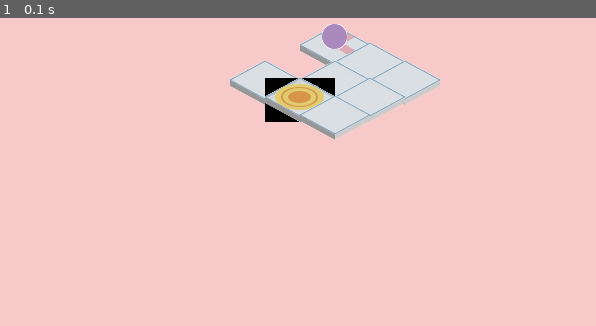
Above: before the commit, frame 1.
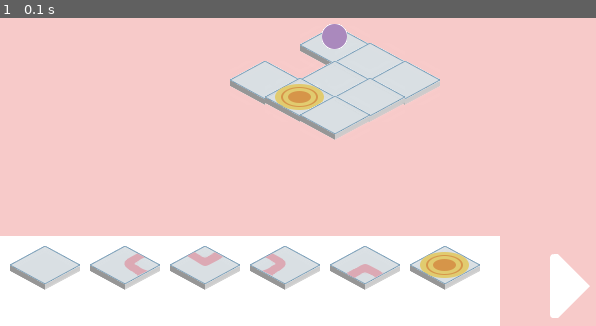
Above: after the commit, the same moment.

Repository: ameliakuang/112TP
Game: pygame game, started from trial/Game.py
The game is run twice, just before and just after one commit, with the same random seed, the same clock (stepped at 60 frames per second) and the same inputs.
Inputs:
- Up to frame 1 (0.1 s): no input

The runs differ from the first frame. In frame 1, 26% of the frame differs, in the area x 0-99%, y 5-100%.

Commit message:
add control bar drawing and begin button drawing

Diff:
--- a/trial/Board.py
+++ b/trial/Board.py
@@ -39,7 +39,7 @@
         #solution = solve(board)
         #if solution != None:
             #pass
-        return [[1, 8, 0],
+        return [[-1, 8, 0],
                 [0, 0, 5],
                 [0, 0, 0]
                 ]
@@ -84,8 +84,7 @@
                     iso_x, iso_y = utility.mapToIso(row, col, self.halfTileWidth, self.halfTileHeight)
                     centered_x = screen.get_rect().centerx + iso_x
                     centered_y = screen.get_rect().centery//2 + iso_y
-                    #print(tileRect[2], tileRect[3])
-                    pygame.draw.rect(screen, (0,0,0), (centered_x, centered_y, tileRect[2], tileRect[3]))
+                    #pygame.draw.rect(screen, (0,0,0), (centered_x, centered_y, tileRect[2], tileRect[3]))
                     screen.blit(tileImage, (centered_x, centered_y))
                 else:
                     continue
--- a/trial/Control.py
+++ b/trial/Control.py
@@ -20,7 +20,7 @@
 
 class controlBar(Control):
     def __init__(self, screenWidth, screenHeight):
-        self.image = pygame.Surface((screenWidth//2, 90))
+        self.image = pygame.Surface((screenWidth-100, 250))
         self.image.fill((255, 255, 255))
         self.rect = self.image.get_rect()
         self.rect.x = 0
@@ -34,6 +34,8 @@
         portalTile = PortalTile()
         self.tileOptions.add(portalTile)
 
-    def draw(self, screen):
+    def draw(self, screen, screenWidth, screenHeight):
         screen.blit(self.image, (self.rect.x, self.rect.y))
-        self.tileOptions.draw(screen)
+        for tile in self.tileOptions:
+            x, y = 10+80*tile.type, screenHeight-80
+            screen.blit(tile.image, (x, y))
--- a/trial/Game.py
+++ b/trial/Game.py
@@ -19,7 +19,7 @@
         self.begin = Begin(self.width, self.height)
         self.beginMoving = False
 
-        #self.controlBar = controlBar(self.width, self.height)
+        self.controlBar = controlBar(self.width, self.height)
 
 
     # move the tiles onto the board
@@ -36,8 +36,8 @@
 
     def redrawAll(self, screen):
         self.board.draw(screen)
-        #self.controlBar.draw(screen)
-        #self.begin.draw(screen)
+        self.controlBar.draw(screen, self.width, self.height)
+        self.begin.draw(screen)
 
 
 
--- a/trial/Tiles.py
+++ b/trial/Tiles.py
@@ -11,31 +11,30 @@
 
 class Tile(pygame.sprite.Sprite):
     def __init__(self):
-        pygame.sprite.Sprite.__init__(self)
+        super(Tile, self).__init__()
         self.image = pygame.image.load('images/tiles/normal.png').convert_alpha()
         self.rect = self.image.get_rect()
-        # self.rect.x = 10
-        # self.rect.y = 400-85
+        self.type = 0
 
-
-    def draw(self, screen):
-        screen.blit(self.image, (self.rect.x, self.rect.y))
 
 class DireTile(Tile):
     def __init__(self, dire):
-        self.image = pygame.image.load('images/tiles/dire'+str(dire)+".png").convert_alpha()
+        super(DireTile, self).__init__()
+        self.dire = dire
+        self.image = pygame.image.load('images/tiles/dire'+str(self.dire)+".png").convert_alpha()
         self.rect = self.image.get_rect()
-        # self.rect.x = 10+80*dire
-        # self.rect.y = 400-85
+        self.type = dire
 
 class PortalTile(Tile):
     def __init__(self):
+        super(PortalTile, self).__init__()
         self.image = pygame.image.load('images/tiles/portal.png').convert_alpha()
         self.rect = self.image.get_rect()
-        # self.rect = 10+80*5
-        # self.rect.y = 400-85
+        self.type = 5
 
 class TargetTile(Tile):
     def __init__(self):
+        super(TargetTile, self).__init__()
         self.image = pygame.image.load('images/tiles/target.png').convert_alpha()
         self.rect = self.image.get_rect()
+        self.type = 8
--- a/trial/utility.py
+++ b/trial/utility.py
@@ -22,7 +22,7 @@
         trans = cv2.getAffineTransform(np.float32(dst), np.float32(src))
     return trans
 
-print(getTransformation())
+#print(getTransformation())
 
 
 
